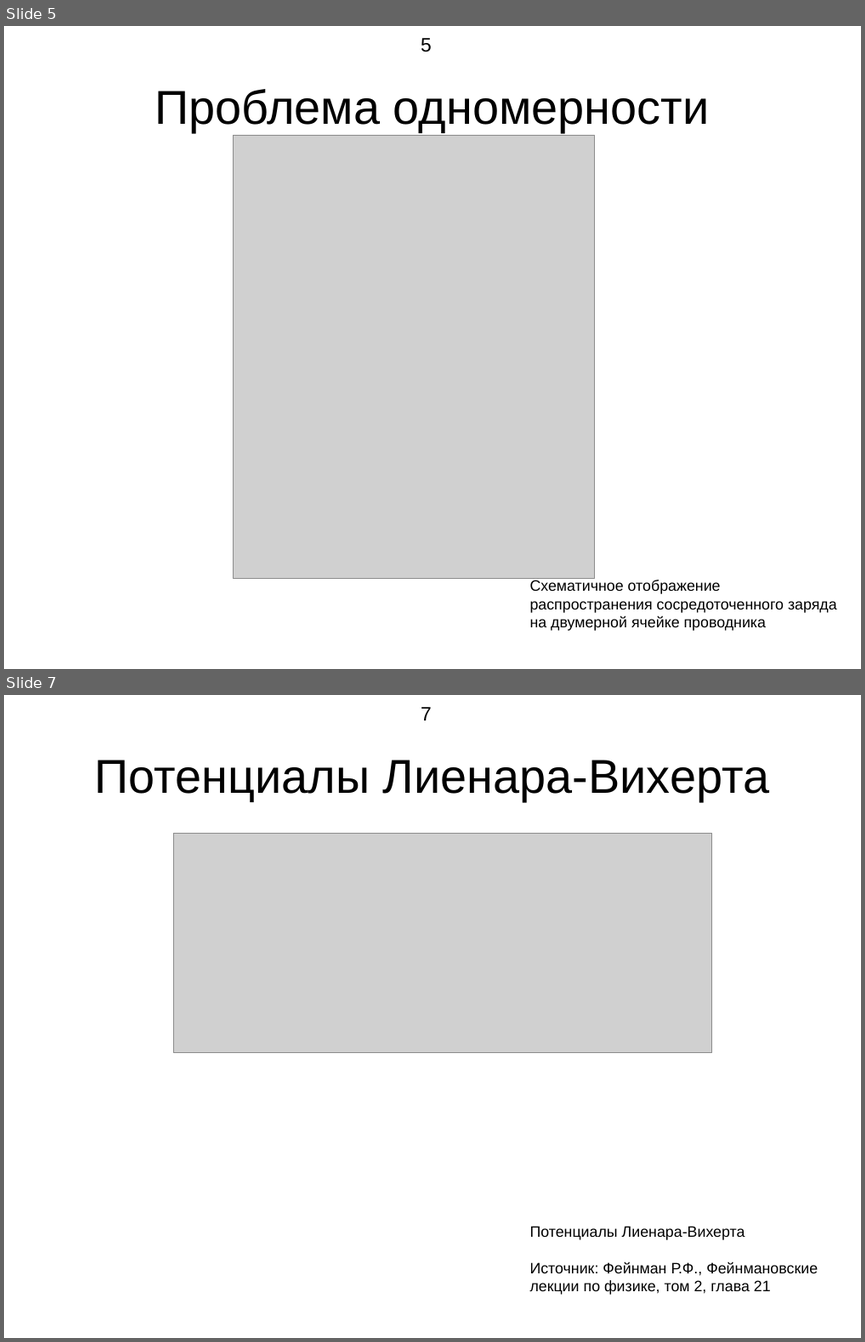
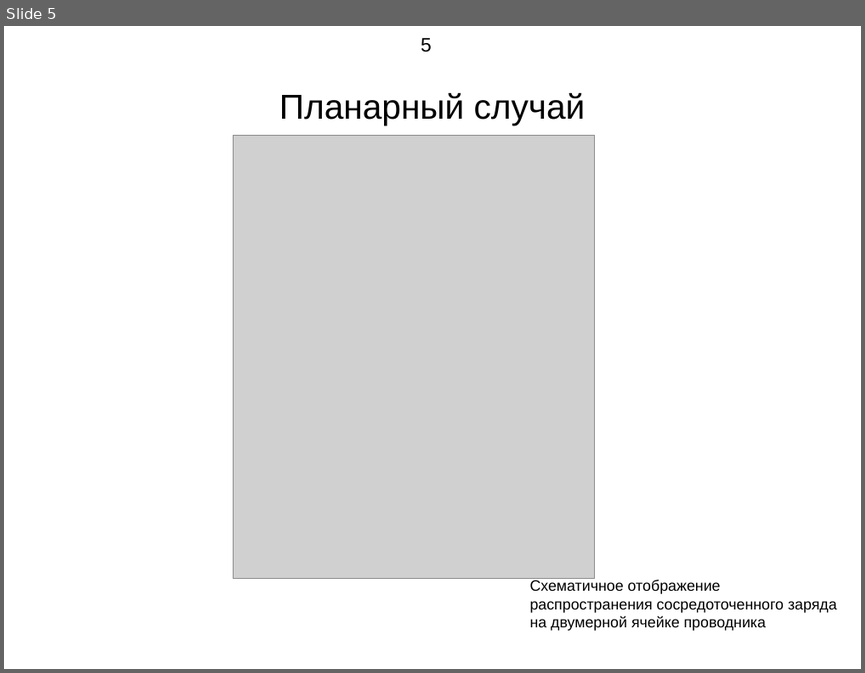
Before and after one commit to demanxd/Disser, a slide deck: Presentaition.odp. Shown one above the other, each under a label of ours: slides 5 and 7 before the commit, slide 5 after it; the slides between them are not shown. The pictures are 865x1342 and 865x673 pixels, drawn with LibreOffice and Linux fonts; fonts in the diff are those of the drawing; grey boxes stand for pictures. Boxes give left, top, right and bottom in pixels: in the first picture for what was removed or moved away, otherwise in the second. Text is boxed around its words. In the diff, an @@ line names an element or a change of style, - is before the commit and + after.

```diff
--- a/Presentaition.odp
+++ b/Presentaition.odp
@@ slide 7 removed at bbox=[4, 695, 861, 1338], background #FFFFFF @@
@@ page number removed at bbox=[420, 707, 432, 721] @@
-7
@@ title removed at bbox=[95, 760, 769, 801] @@
-Потенциалы Лиенара-Вихерта
@@ picture removed at bbox=[173, 833, 711, 1053] @@
@@ picture removed at bbox=[206, 833, 668, 1021] @@
@@ picture removed at bbox=[228, 833, 595, 982] @@
@@ text removed at bbox=[530, 1225, 817, 1294] @@
-Потенциалы Лиенара-Вихерта
-Источник: Фейнман Р.Ф., Фейнмановские лекции по физике, том 2, глава 21
@@ slide 5 changed as well @@
@@ title at bbox=[279, 92, 585, 125]: text changed; size 44 to 32 pt @@
-Проблема одномерности
+Планарный случай
```
Also in this commit, not shown: 4 other slides changed, 3 slides added, 5 other slides removed, 10 other files.
